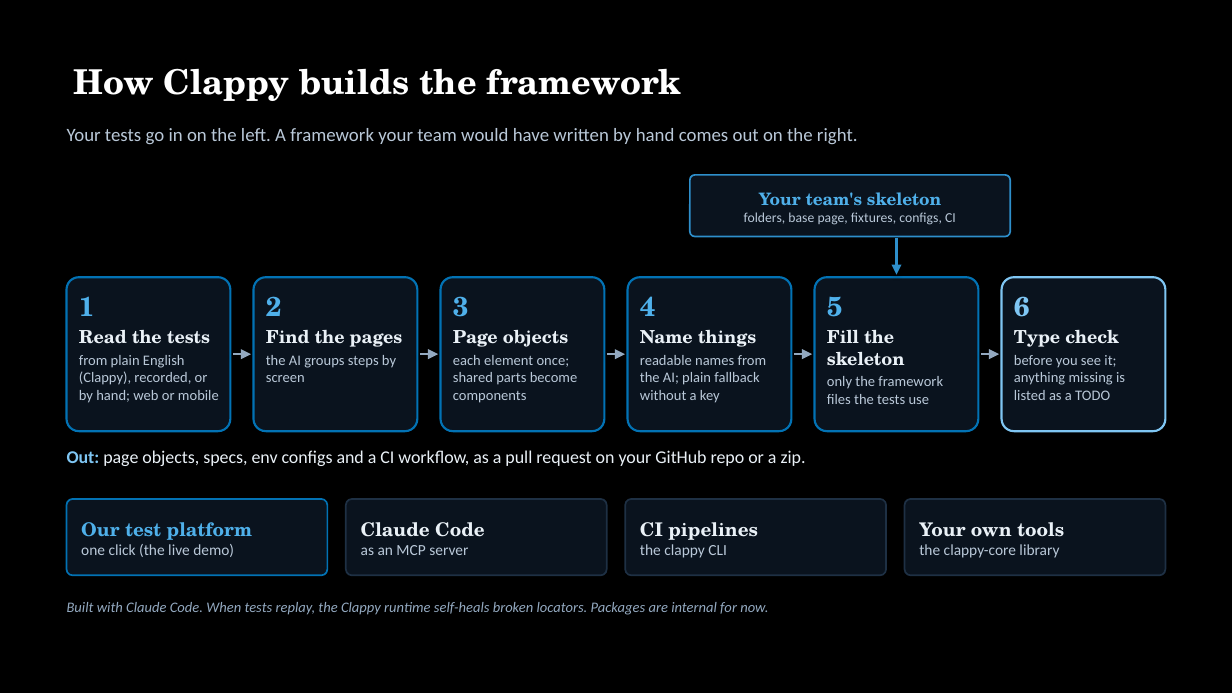
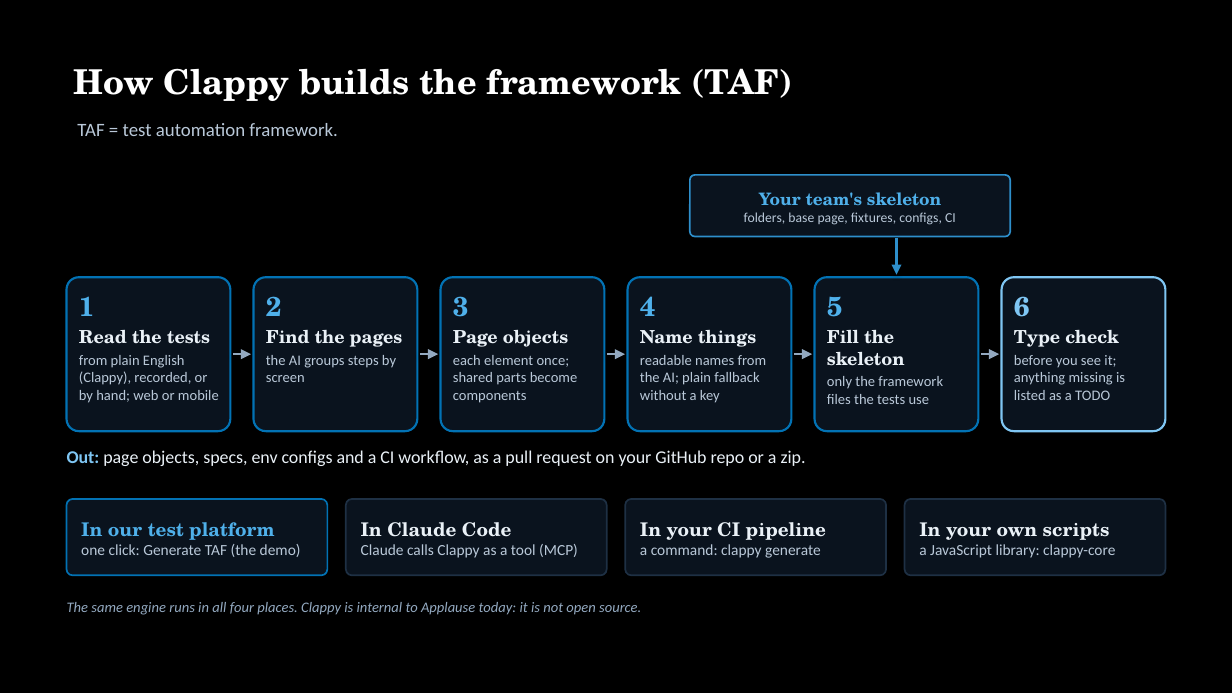
Before and after one commit to ApplauseAuto/testcon-ai-cc-demo, a slide deck: slide 32 of presentation/TestCon2026 - A Tester's Guide to Claude Code.pptx (slide 33 before the commit). Drawn at 1232x693 pixels with LibreOffice and Linux fonts; fonts in the diff are those of the drawing. Boxes give left, top, right and bottom in pixels: in the first picture for what was removed or moved away, otherwise in the second. Text is boxed around its words. In the diff, an @@ line names an element or a change of style, - is before the commit and + after.

```diff
--- a/presentation/TestCon2026 - A Tester's Guide to Claude Code.pptx
+++ b/presentation/TestCon2026 - A Tester's Guide to Claude Code.pptx
@@ title at [74, 68, 792, 101]: text changed @@
-How Clappy builds the framework
+How Clappy builds the framework (TAF)
@@ text removed at [67, 128, 858, 145] @@
-Your tests go in on the left. A framework your team would have written by hand comes out on the right.
@@ text added at [77, 123, 337, 136], 11 pt, text #B9C8D8 @@
+TAF = test automation framework.
@@ text at [81, 522, 301, 557]: text changed @@
-Our test platform
-one click (the live demo)
+In our test platform
+one click: Generate TAF (the demo)
@@ text at [361, 522, 578, 558]: text changed @@
-Claude Code
-as an MCP server
+In Claude Code
+Claude calls Clappy as a tool (MCP)
@@ text at [640, 522, 826, 558]: text changed @@
-CI pipelines
-the clappy CLI
+In your CI pipeline
+a command: clappy generate
@@ text at [919, 522, 1115, 558]: text changed @@
-Your own tools
-the clappy-core library
+In your own scripts
+a JavaScript library: clappy-core
@@ text at [67, 602, 641, 615]: text changed @@
-Built with Claude Code. When tests replay, the Clappy runtime self-heals broken locators. Packages are internal for now.
+The same engine runs in all four places. Clappy is internal to Applause today: it is not open source.
```
Also in this commit, not shown: 28 other slides changed, 1 slide added, 2 slides removed, 1 other file.
